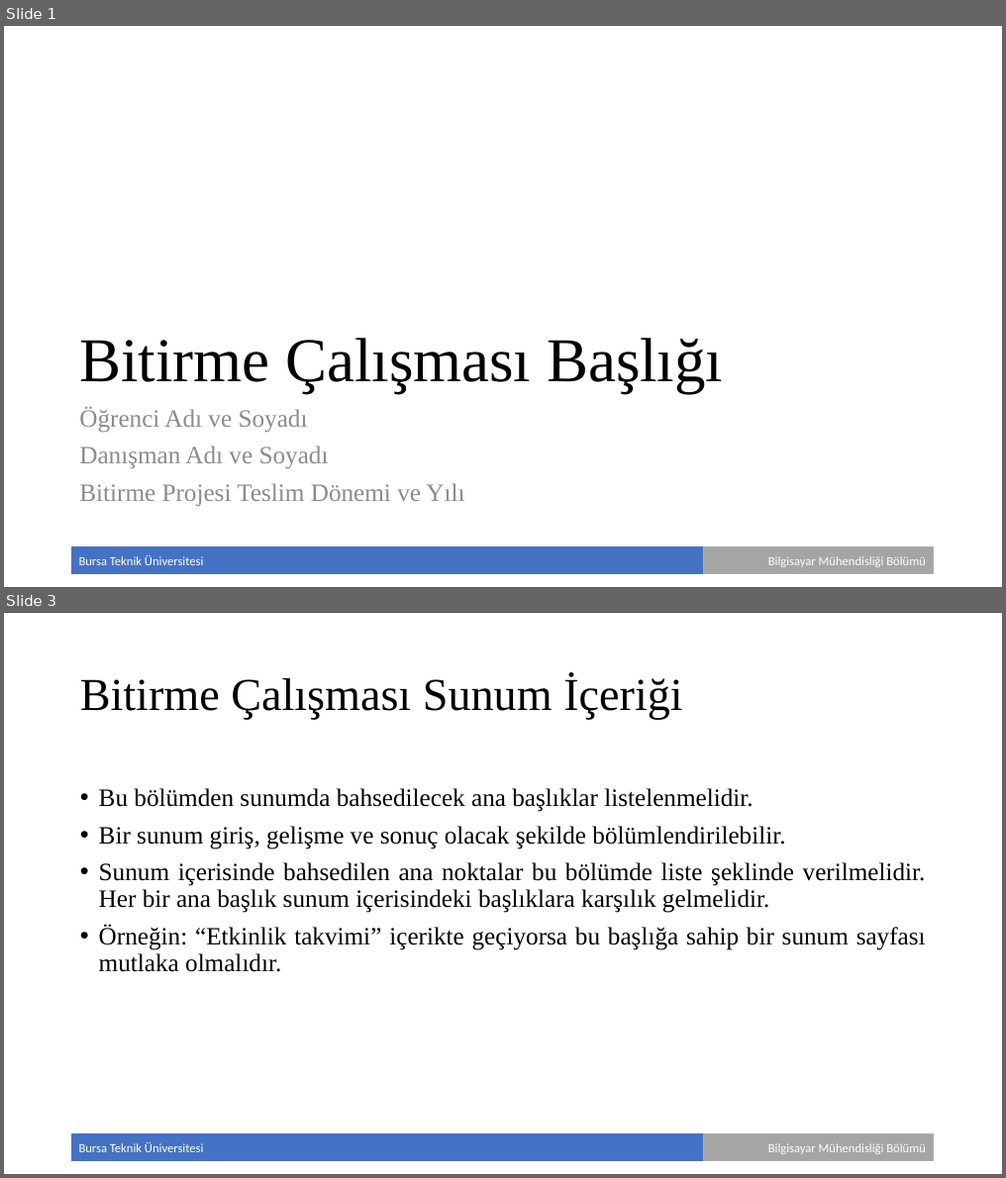
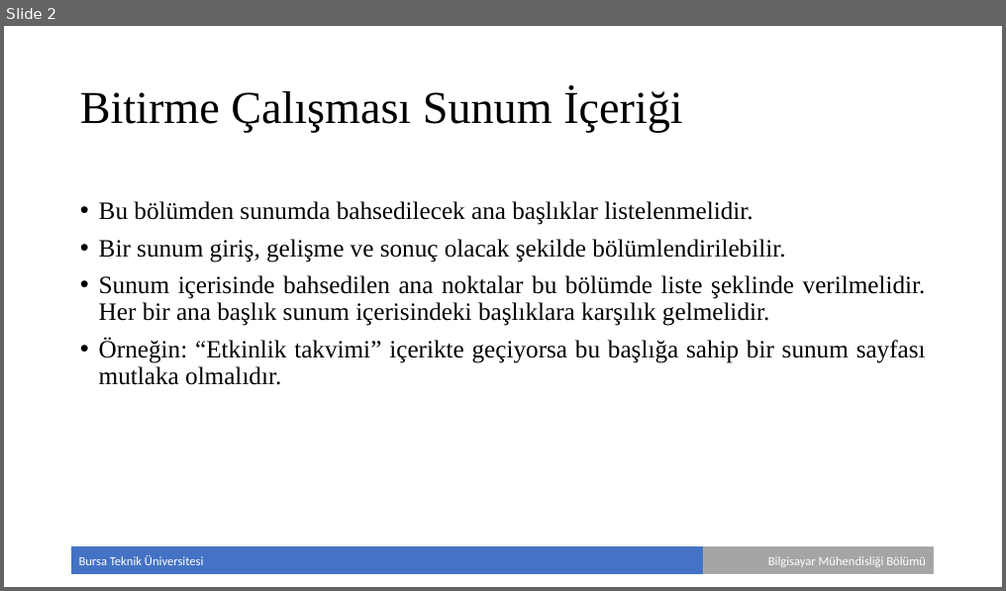
Before and after one commit to selcuksan/bitirme-projesi, a slide deck: documentation/Bitirme Çalışması - Sunum.pptx. Shown one above the other, each under a label of ours: slides 1 and 3 before the commit, slide 2 after it; the slides between them are not shown. The pictures are 1006x1178 and 1006x591 pixels, drawn with LibreOffice and Linux fonts; fonts in the diff are those of the drawing; background and template pictures are left out. Boxes give left, top, right and bottom in pixels: in the first picture for what was removed or moved away, otherwise in the second. Text is boxed around its words. In the diff, an @@ line names an element or a change of style, - is before the commit and + after.

```diff
--- a/documentation/Bitirme Çalışması - Sunum.pptx
+++ b/documentation/Bitirme Çalışması - Sunum.pptx
@@ slide 1 removed at [4,26,1002,587], background #FFFFFF; not listed: 2 template elements that a slide beside it also shows @@
@@ title removed at [79,338,723,394] @@
-Bitirme Çalışması Başlığı
@@ text removed at [79,407,464,507] @@
-Öğrenci Adı ve Soyadı
-Danışman Adı ve Soyadı
-Bitirme Projesi Teslim Dönemi ve Yılı
@@ what was slide 3 is now slide 2 @@
```
Also in this commit, not shown: 3 slides changed, 4 slides added, 2 other slides removed, 6 other files.
